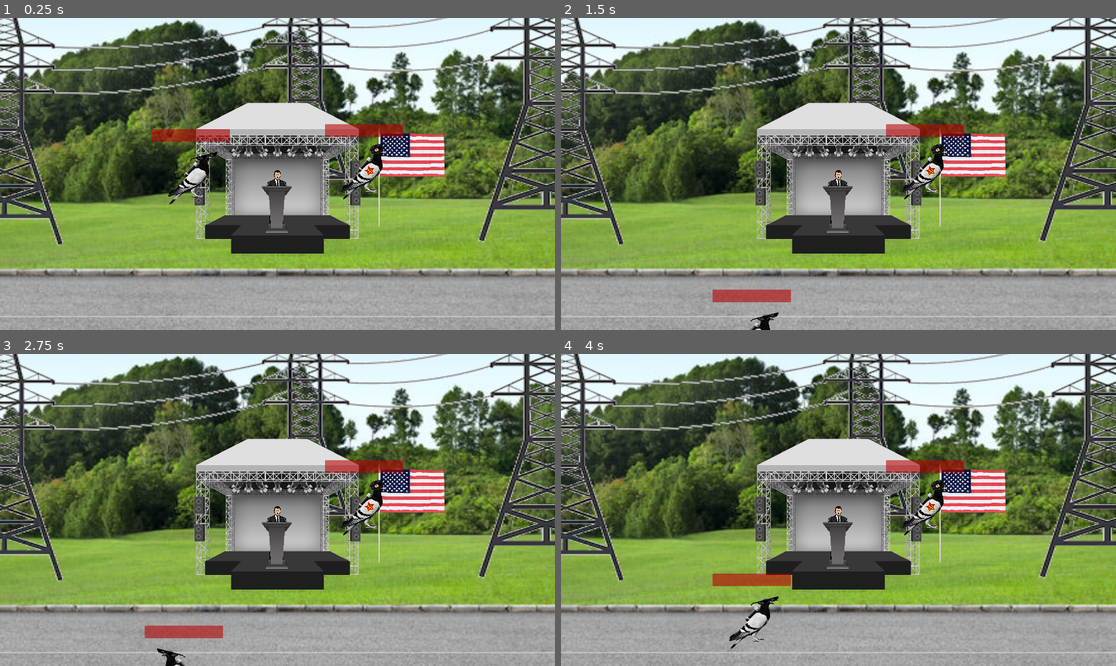
Above: before the commit, frames 1-4 (two rows, left to right).
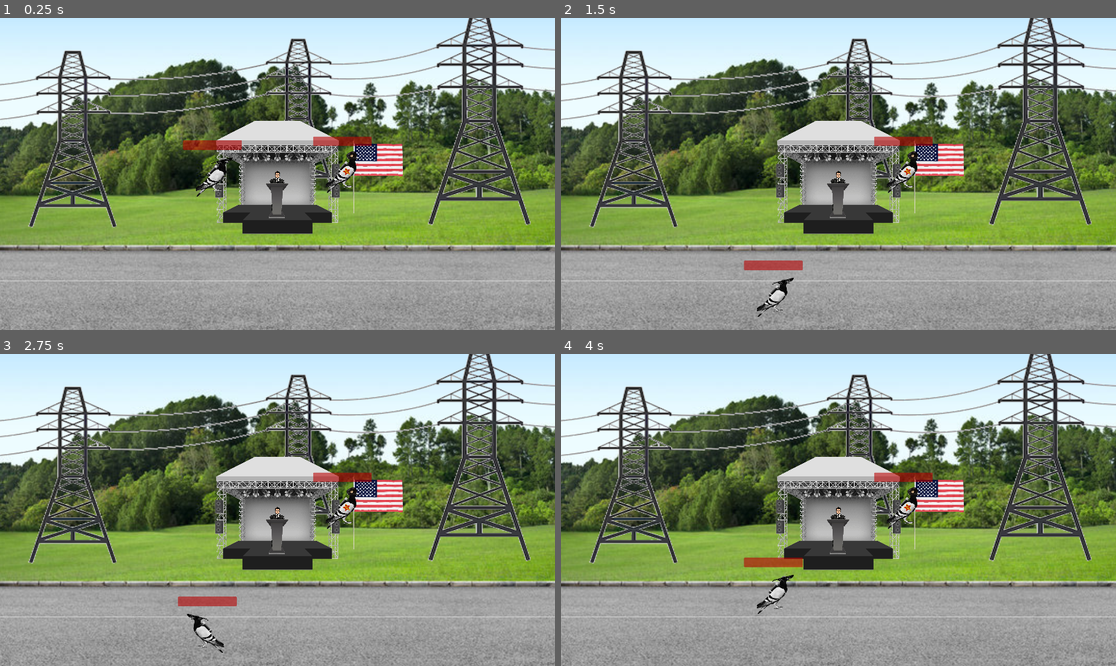
Above: after the commit, the same moments.

Repository: SteakSalkin/uol.gamejam12
Game: Godot game, scene res://level/level.tscn
Same seed, same stepped clock (60 frames per second), same inputs: the game is played once before the commit and once after it.
Inputs:
- Up to frame 1 (0.25 s): no input
- Up to frame 2 (1.5 s): hold D (player1right) from 0.53 s (still down); tap S (player1attack) at 0.6 s; tap W (player1up) at 0.77 s; tap Down (player2attack) at 1.35 s
- Up to frame 3 (2.75 s): tap W (player1up) at 1.52 s; tap Enter at 2 s; release D (player1right) at 2.03 s; hold A (player1left) from 2.03 s (still down); tap Left (player2left) at 2.1 s
- Up to frame 4 (4 s): tap Space at 2.75 s; release A (player1left) at 2.78 s; hold D (player1right) from 2.78 s (still down); tap Right (player2right) at 2.85 s; tap W (player1up) at 3.02, 3.77 s; tap Enter at 3.5 s; hold Up (player2up) from 3.53 s (still down)

The runs differ from the first frame. In frame 1, 62% of the frame differs, in the area x 0-100%, y 0-100%; in frame 2, 62%; in frame 3, 62%; in frame 4, 62%.

Commit message:
changed camera

Diff:
--- a/player/player.tscn
+++ b/player/player.tscn
@@ -32,7 +32,7 @@
 
 [node name="Camera2D" type="Camera2D" parent="."]
 z_index = 100
-zoom = Vector2(0.6, 0.6)
+zoom = Vector2(0.45, 0.45)
 limit_left = 0
 limit_top = 0
 limit_right = 0
--- a/player/player2.tscn
+++ b/player/player2.tscn
@@ -31,7 +31,7 @@
 
 [node name="Camera2D" type="Camera2D" parent="."]
 z_index = 100
-zoom = Vector2(0.6, 0.6)
+zoom = Vector2(0.45, 0.45)
 limit_left = 0
 limit_top = 0
 limit_right = 0
